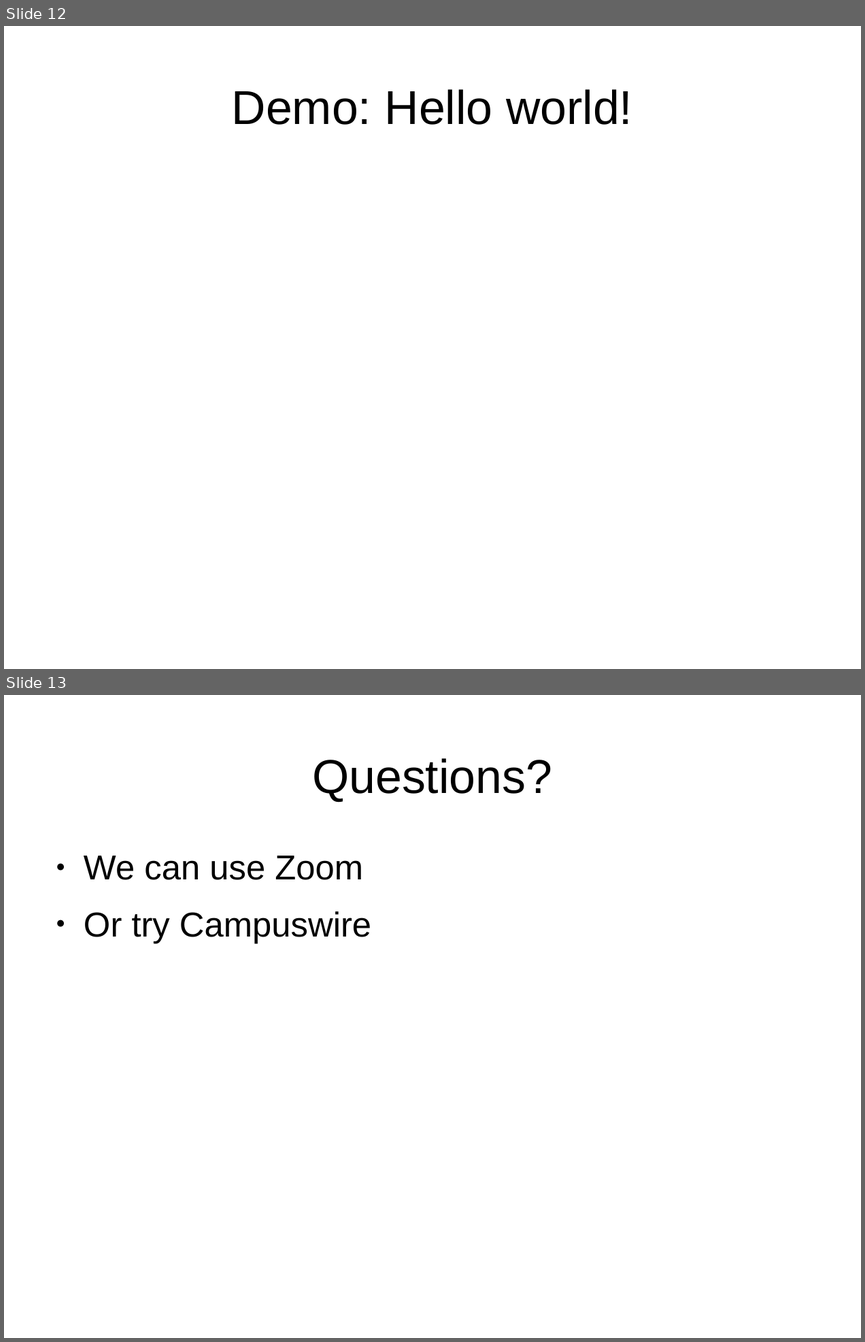
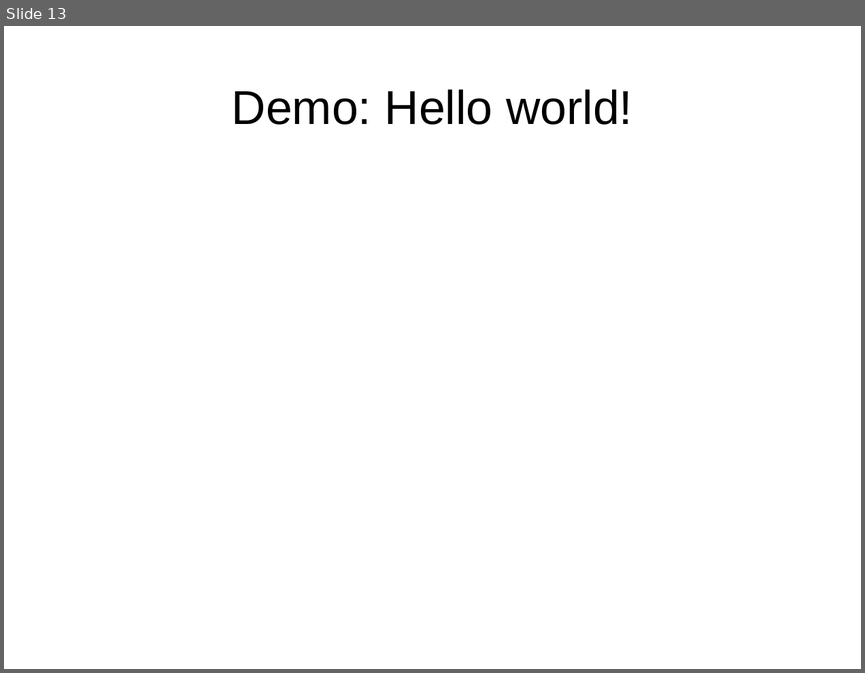
Before and after one commit to antonburtsev/cs5460, a slide deck: lectures/lecture00-logistics/lecture00-logistics.odp. Shown one above the other, each under a label of ours: slides 12 and 13 before the commit, slide 13 after it. The pictures are 865x1342 and 865x673 pixels, drawn with LibreOffice and Linux fonts; fonts in the diff are those of the drawing. Boxes give left, top, right and bottom in pixels: in the first picture for what was removed or moved away, otherwise in the second. Text is boxed around its words. In the diff, an @@ line names an element or a change of style, - is before the commit and + after.

```diff
--- a/lectures/lecture00-logistics/lecture00-logistics.odp
+++ b/lectures/lecture00-logistics/lecture00-logistics.odp
@@ slide 13 removed at [4,695,861,1338], background #FFFFFF @@
@@ title removed at [312,758,552,802] @@
-Questions?
@@ text removed at [84,855,371,943] @@
-● We can use Zoom
-● Or try Campuswire
@@ what was slide 12 is now slide 13 @@
```
Also in this commit, not shown: 5 slides changed, 3 other files.
